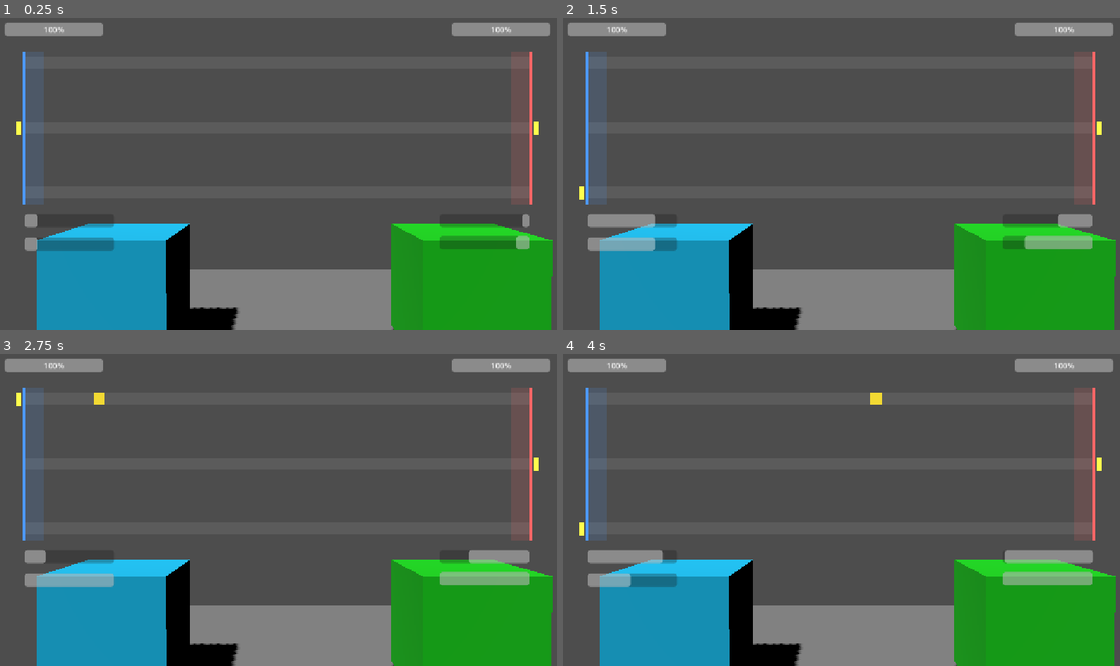
Above: before the commit, frames 1-4 (two rows, left to right).
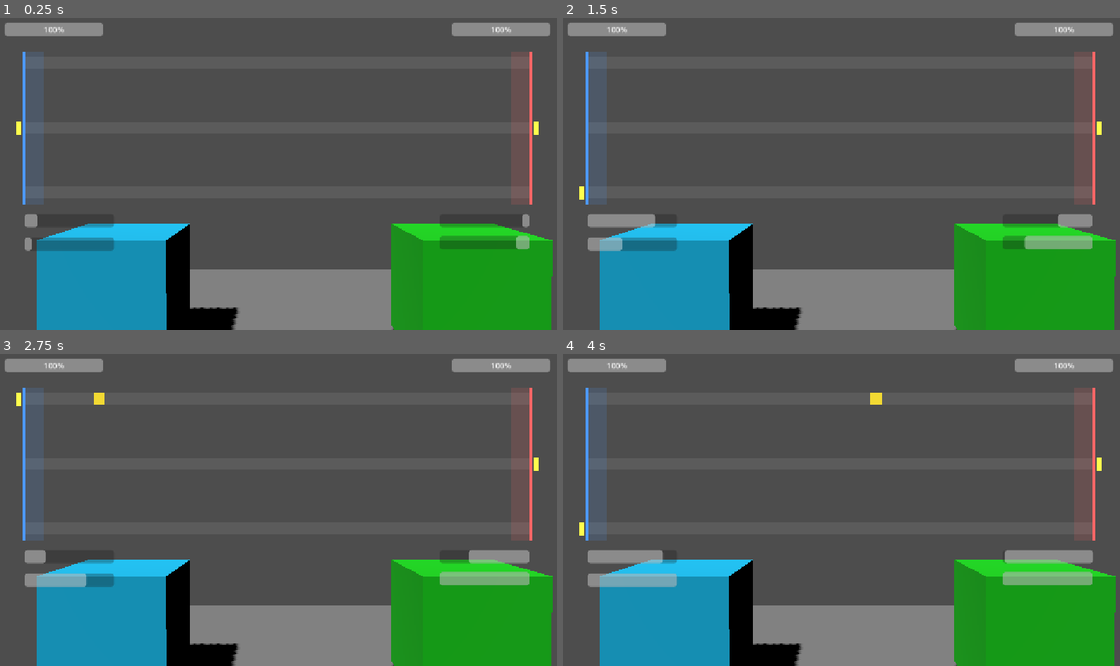
Above: after the commit, the same moments.

Repository: Raphael-Gregori/JamJam
Game: Godot game, scene res://main_scene.tscn
Two runs of this game, one before a commit and one after it. Both use one fixed random seed, a clock stepped at 60 frames per second and the inputs below.
Inputs:
- Up to frame 1 (0.25 s): no input
- Up to frame 2 (1.5 s): hold W (lane_select_up) 0.53-1.28 s; hold Left (P2_combat_action_fast) 0.53-1.28 s; tap Keypad 0 (P2_combat_dodge) at 0.8, 1.35 s; hold S (lane_select_down) from 1.28 s (still down)
- Up to frame 3 (2.75 s): tap Right (P2_combat_parry) at 1.55 s; release S (lane_select_down) at 2.03 s; hold W (lane_select_up) from 2.03 s (still down); hold Right (P2_combat_parry) from 2.03 s (still down); tap D (combat_action_fast) at 2.3 s
- Up to frame 4 (4 s): release Right (P2_combat_parry) at 2.78 s; tap D (combat_action_fast) at 2.85 s; tap Space (combat_dodge) at 3.05 s; release W (lane_select_up) at 3.53 s; hold S (lane_select_down) from 3.53 s (still down); hold Space (combat_dodge) from 3.53 s (still down); tap A (combat_parry) at 3.8 s

The runs differ from the first frame. In frame 1, less than 0.1% of the frame differs, in the area x 5-7%, y 70-75%; in frame 2, 0.3%; in frame 3, 0.2%; in frame 4, 0.4%, in the area x 11-21%, y 70-75%.

Commit message:
add costs to actions and dodge

Diff:
--- a/jamjam_godot_project/nouveau-projet-de-jeu/Script/p_1.gd
+++ b/jamjam_godot_project/nouveau-projet-de-jeu/Script/p_1.gd
@@ -15,12 +15,15 @@
 @export var _REGEN_DODGE = 0.5
 
 ### Dodge charge: regenerates at _REGEN_DODGE units/sec, dodge fires (and
-### consumes the charge) once it reaches _DODGE_MAX.
+## consumes the charge) once it reaches _DODGE_COST.
 @export var _DODGE_MAX = 1.0
 @export var _CURRENT_DODGE = 0.0
+### How much of the dodge charge a dodge consumes. Defaults to _DODGE_MAX so
+## behavior is unchanged (must be full to fire) until tuned in the Inspector.
+@export var _DODGE_COST = 1.0
 
 ### How close (in px) an enemy action must be to this unit's hitbox for a
-### dodge to nullify it. Also sizes the DodgeZone visual in main_scene.tscn.
+## dodge to nullify it. Also sizes the DodgeZone visual in main_scene.tscn.
 @export var _DODGE_RANGE = 40.0
 
 ### Speed of the player.
@@ -28,9 +31,15 @@
 @export var _REGEN_ATK = 0.5
 
 ### ATK charge
-## regenerates at _REGEN_ATK units/sec, attack fires (and consumes the charge) once it reaches _ATK_MAX.
+## regenerates at _REGEN_ATK units/sec, attack fires (and consumes the charge) once it reaches its own action cost.
 @export var _ATK_MAX = 1.0
 @export var _CURRENT_ATK = 0.0
+### Per-action ATK costs. Defaults to _ATK_MAX so behavior is unchanged
+## (must be full to fire, fully consumed) until tuned in the Inspector -
+## a cheaper action can then fire before the bar is completely full and
+## leaves the remainder banked instead of resetting to 0.
+@export var _FAST_COST = 1.0
+@export var _PARRY_COST = 1.0
 
 
 # Called when the node enters the scene tree for the first time.
@@ -51,17 +60,17 @@
 			print ("You Died ! ")
 
 
-func _is_atk_ready() -> bool:
-	return _CURRENT_ATK >= _ATK_MAX
+func _is_atk_ready(cost: float) -> bool:
+	return _CURRENT_ATK >= cost
 
 
-func _consume_atk() -> void:
-	_CURRENT_ATK = 0.0
+func _consume_atk(cost: float) -> void:
+	_CURRENT_ATK -= cost
 
 
-func _is_dodge_ready() -> bool:
-	return _CURRENT_DODGE >= _DODGE_MAX
+func _is_dodge_ready(cost: float) -> bool:
+	return _CURRENT_DODGE >= cost
 
 
-func _consume_dodge() -> void:
-	_CURRENT_DODGE = 0.0
+func _consume_dodge(cost: float) -> void:
+	_CURRENT_DODGE -= cost
--- a/jamjam_godot_project/nouveau-projet-de-jeu/Script/p_2.gd
+++ b/jamjam_godot_project/nouveau-projet-de-jeu/Script/p_2.gd
@@ -15,12 +15,15 @@
 @export var _REGEN_DODGE = 0.5
 
 ### Dodge charge: regenerates at _REGEN_DODGE units/sec, dodge fires (and
-### consumes the charge) once it reaches _DODGE_MAX.
+## consumes the charge) once it reaches _DODGE_COST.
 @export var _DODGE_MAX = 1.0
 @export var _CURRENT_DODGE = 0.0
+### How much of the dodge charge a dodge consumes. Defaults to _DODGE_MAX so
+## behavior is unchanged (must be full to fire) until tuned in the Inspector.
+@export var _DODGE_COST = 1.0
 
 ### How close (in px) an enemy action must be to this unit's hitbox for a
-### dodge to nullify it. Also sizes the DodgeZone visual in main_scene.tscn.
+## dodge to nullify it. Also sizes the DodgeZone visual in main_scene.tscn.
 @export var _DODGE_RANGE = 40.0
 
 ### Speed of the player.
@@ -28,9 +31,15 @@
 @export var _REGEN_ATK = 0.5
 
 ### ATK charge: regenerates at _REGEN_ATK units/sec, attack fires (and
-### consumes the charge) once it reaches _ATK_MAX.
+## consumes the charge) once it reaches its own action cost.
 @export var _ATK_MAX = 1.0
 @export var _CURRENT_ATK = 0.0
+### Per-action ATK costs. Defaults to _ATK_MAX so behavior is unchanged
+##  until tuned in the Inspector -
+## a cheaper action can then fire before the bar is completely full and
+## leaves the remainder banked instead of resetting to 0.
+@export var _FAST_COST = 1.0
+@export var _PARRY_COST = 1.0
 
 
 # Called when the node enters the scene tree for the first time.
@@ -50,17 +59,17 @@
 			print ("It Died ! ")
 
 
-func _is_atk_ready() -> bool:
-	return _CURRENT_ATK >= _ATK_MAX
+func _is_atk_ready(cost: float) -> bool:
+	return _CURRENT_ATK >= cost
 
 
-func _consume_atk() -> void:
-	_CURRENT_ATK = 0.0
+func _consume_atk(cost: float) -> void:
+	_CURRENT_ATK -= cost
 
 
-func _is_dodge_ready() -> bool:
-	return _CURRENT_DODGE >= _DODGE_MAX
+func _is_dodge_ready(cost: float) -> bool:
+	return _CURRENT_DODGE >= cost
 
 
-func _consume_dodge() -> void:
-	_CURRENT_DODGE = 0.0
+func _consume_dodge(cost: float) -> void:
+	_CURRENT_DODGE -= cost
--- a/jamjam_godot_project/nouveau-projet-de-jeu/Script/turn.gd
+++ b/jamjam_godot_project/nouveau-projet-de-jeu/Script/turn.gd
@@ -142,12 +142,13 @@
 
 # combat_action_fast spawns a Fast Strike, combat_parry spawns a Defense -
 # both on whichever lane is currently selected (see _update_selected_lane)
-# and both gated by the same ATK charge (see p_1.gd/p_2.gd), a parry costing
-# a strike's worth of charge just like an attack does. combat_dodge instead
-# acts across every lane at once, gated by its own separate dodge charge -
-# see _resolve_dodge. toggle_p2_control flips P2 between this same kind of
-# manual control (via the mirrored P2_* actions) and the AI auto-spawner in
-# _update_enemy_spawner.
+# and both drawn from the same ATK charge, but each at its own cost
+# (_FAST_COST/_PARRY_COST in p_1.gd/p_2.gd) rather than always requiring/
+# draining a full bar - firing leaves any remainder banked instead of
+# resetting to 0. combat_dodge instead acts across every lane at once, gated
+# by its own separate dodge charge at _DODGE_COST - see _resolve_dodge.
+# toggle_p2_control flips P2 between this same kind of manual control (via
+# the mirrored P2_* actions) and the AI auto-spawner in _update_enemy_spawner.
 func _unhandled_input(event: InputEvent) -> void:
 	if not combat_active:
 		return
@@ -156,30 +157,30 @@
 		enemy_lane_selector.visible = enemy_human_controlled
 		return
 	if event.is_action_pressed("combat_action_fast"):
-		if player_unit._is_atk_ready():
-			player_unit._consume_atk()
+		if player_unit._is_atk_ready(player_unit._FAST_COST):
+			player_unit._consume_atk(player_unit._FAST_COST)
 			_spawn_action(selected_lane, "player", "fast")
 	elif event.is_action_pressed("combat_parry"):
-		if player_unit._is_atk_ready():
-			player_unit._consume_atk()
+		if player_unit._is_atk_ready(player_unit._PARRY_COST):
+			player_unit._consume_atk(player_unit._PARRY_COST)
 			_spawn_action(selected_lane, "player", "defense")
 	elif event.is_action_pressed("combat_dodge"):
-		if player_unit._is_dodge_ready():
-			player_unit._consume_dodge()
+		if player_unit._is_dodge_ready(player_unit._DODGE_COST):
+			player_unit._consume_dodge(player_unit._DODGE_COST)
 			_resolve_dodge()
 	elif not enemy_human_controlled:
 		return
 	elif event.is_action_pressed("P2_combat_action_fast"):
-		if enemy_unit._is_atk_ready():
-			enemy_unit._consume_atk()
+		if enemy_unit._is_atk_ready(enemy_unit._FAST_COST):
+			enemy_unit._consume_atk(enemy_unit._FAST_COST)
 			_spawn_action(enemy_selected_lane, "enemy", "fast")
 	elif event.is_action_pressed("P2_combat_parry"):
-		if enemy_unit._is_atk_ready():
-			enemy_unit._consume_atk()
+		if enemy_unit._is_atk_ready(enemy_unit._PARRY_COST):
+			enemy_unit._consume_atk(enemy_unit._PARRY_COST)
 			_spawn_action(enemy_selected_lane, "enemy", "defense")
 	elif event.is_action_pressed("P2_combat_dodge"):
-		if enemy_unit._is_dodge_ready():
-			enemy_unit._consume_dodge()
+		if enemy_unit._is_dodge_ready(enemy_unit._DODGE_COST):
+			enemy_unit._consume_dodge(enemy_unit._DODGE_COST)
 			_resolve_enemy_dodge()
 
 
@@ -285,18 +286,20 @@
 	enemy_hitbox.modulate = Color(1, 1, 1).lerp(Color(2.5, 2.5, 2.5), enemy_flash_t / 0.15)
 
 
-# Regen-driven enemy AI: the instant the enemy's own ATK charge is full it
-# acts automatically, from a random lane and randomly choosing between a
-# Fast Strike and a Defense, just like the player can - consuming its charge
-# either way. Disabled while a human is playing P2 - see enemy_human_controlled.
+# Regen-driven enemy AI: randomly picks between a Fast Strike and a Defense,
+# then acts automatically (from a random lane) as soon as the enemy's ATK
+# charge covers that action's own cost (_FAST_COST/_PARRY_COST in p_2.gd),
+# just like the player can - consuming only that cost. Disabled while a
+# human is playing P2 - see enemy_human_controlled.
 func _update_enemy_spawner(_delta: float) -> void:
 	if enemy_human_controlled:
 		return
-	if not enemy_unit._is_atk_ready():
-		return
-	enemy_unit._consume_atk()
+	var type_key: String = ["fast", "defense"][randi() % 2]
+	var cost: float = enemy_unit._FAST_COST if type_key == "fast" else enemy_unit._PARRY_COST
+	if not enemy_unit._is_atk_ready(cost):
+		return
+	enemy_unit._consume_atk(cost)
 	var lane := randi() % lane_count
-	var type_key: String = ["fast", "defense"][randi() % 2]
 	_spawn_action(lane, "enemy", type_key)
 
 
--- a/jamjam_godot_project/nouveau-projet-de-jeu/main_scene.tscn
+++ b/jamjam_godot_project/nouveau-projet-de-jeu/main_scene.tscn
@@ -41,6 +41,9 @@
 mesh = SubResource("BoxMesh_uj0um")
 surface_material_override/0 = SubResource("StandardMaterial3D_14and")
 script = ExtResource("1_0f027")
+_REGEN_DODGE = 0.75
+_DODGE_MAX = 3.0
+_DODGE_COST = 3.0
 
 [node name="StaticBody3D" type="StaticBody3D" parent="P1" unique_id=654527161]
 
@@ -149,7 +152,7 @@
 mouse_filter = 2
 color = Color(1, 1, 0.3, 1)
 
-[node name="EnemyLaneSelector" type="ColorRect" parent="CombatHUD/Root"]
+[node name="EnemyLaneSelector" type="ColorRect" parent="CombatHUD/Root" unique_id=767247378]
 layout_mode = 0
 offset_left = 1098.0
 offset_top = 220.576
